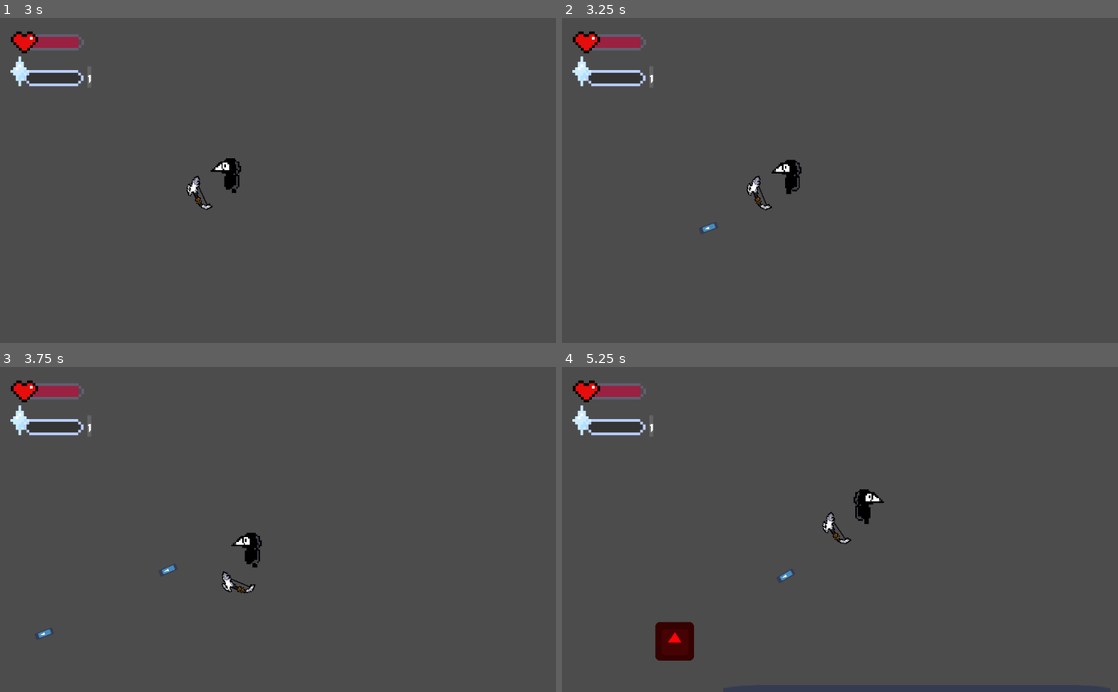
Above: before the commit, frames 1-4 (two rows, left to right).
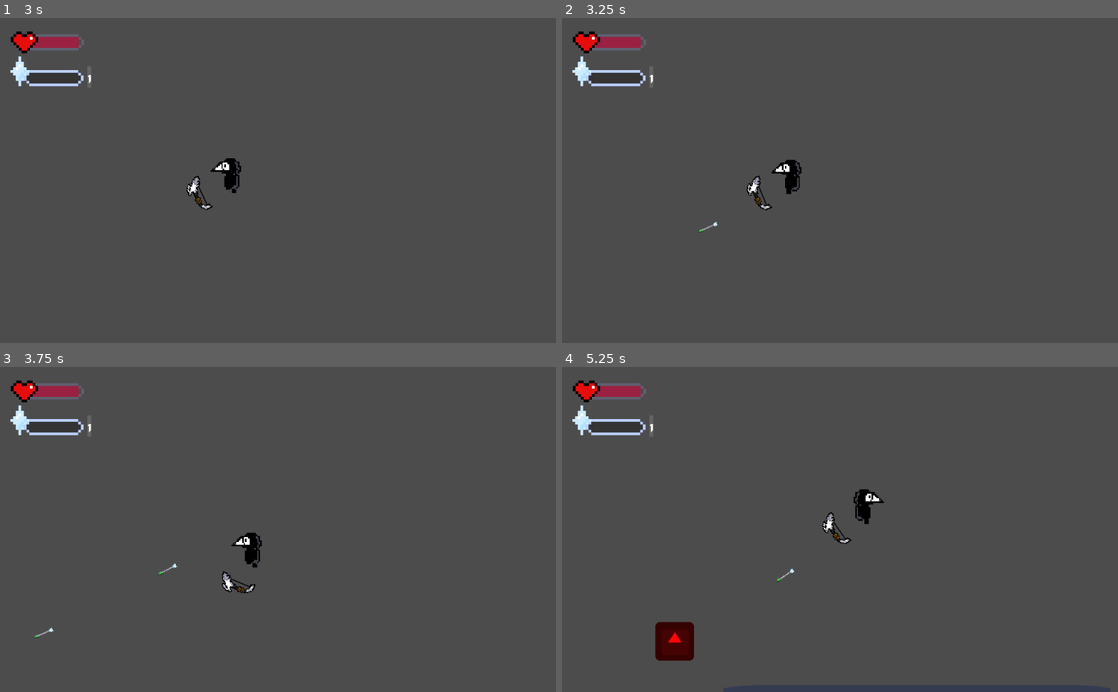
Above: after the commit, the same moments.

Repository: Takexin/Atividade-AC2-HG-3tri
Game: Godot game, scene res://scenes/main.tscn
Same seed, same stepped clock (60 frames per second), same inputs: the game is played once before the commit and once after it. The engine's default icon, where the game draws it, is replaced by a stand-in: a white triangle on a blue panel in a dark square.
Inputs:
- Up to frame 1 (3 s): tap Enter at 0.5 s; hold W (keyUp) 0.53-2.03 s; tap P (increaseSpeed) every 0.75 s from 0.6 to 2.85 s; hold A (keyLeft) from 2.03 s (still down)
- Up to frame 2 (3.25 s): keep holding A (keyLeft)
- Up to frame 3 (3.75 s): release A (keyLeft) at 3.53 s; hold S (keyDown) from 3.53 s (still down); tap P (increaseSpeed) at 3.6 s
- Up to frame 4 (5.25 s): release S (keyDown) at 4.28 s; hold D (keyRight) 4.28-5.03 s; tap P (increaseSpeed) at 4.35, 5.1 s; hold W (keyUp) from 5.03 s (still down)

Frame 1 is identical in both runs. In frame 2, less than 0.1% of the frame differs, in the area x 24-28%, y 62-67%; in frame 3, 0.1%, in the area x 6-32%, y 60-84%; in frame 4, less than 0.1%.

Commit message:
ADDING ARROW SPRITE

Diff:
--- a/scenes/character.tscn
+++ b/scenes/character.tscn
@@ -10,7 +10,7 @@
 [ext_resource path="res://scenes/weakpons/Axe.tscn" type="PackedScene" id=8]
 
 [sub_resource type="RectangleShape2D" id=2]
-extents = Vector2( 32, 32 )
+extents = Vector2( 17.5, 28.5 )
 
 [sub_resource type="Animation" id=3]
 resource_name = "walk"
@@ -71,6 +71,7 @@
 smoothing_speed = 3.0
 
 [node name="CollisionShape2D" type="CollisionShape2D" parent="."]
+position = Vector2( -0.5, -3.5 )
 shape = SubResource( 2 )
 
 [node name="Timer" type="Timer" parent="."]
--- a/scenes/weakpons/projectile.tscn
+++ b/scenes/weakpons/projectile.tscn
@@ -1,7 +1,7 @@
 [gd_scene load_steps=4 format=2]
 
 [ext_resource path="res://scripts/bow.gd" type="Script" id=1]
-[ext_resource path="res://icon.png" type="Texture" id=2]
+[ext_resource path="res://assets/images/flecha .png" type="Texture" id=2]
 
 [sub_resource type="RectangleShape2D" id=1]
 extents = Vector2( 4, 16 )
@@ -17,8 +17,7 @@
 
 [node name="Sprite" type="Sprite" parent="."]
 position = Vector2( 0.294, 0 )
-rotation = 1.5708
-scale = Vector2( 0.125, 0.5 )
+rotation = 0.74002
 texture = ExtResource( 2 )
 
 [node name="Timer" type="Timer" parent="."]
--- a/scripts/Enemy.gd
+++ b/scripts/Enemy.gd
@@ -12,6 +12,7 @@
 	var collision = move_and_collide(direction * speed, delta)
 	if(collision and canDamage and (collision.get_collider() == player)):
 		emit_signal("damage")
+		player._on_Enemy_damage()
 		canDamage = false
 		timer.start(1)
 func _process(delta):
--- a/scripts/character.gd
+++ b/scripts/character.gd
@@ -30,11 +30,7 @@
 	$CanvasLayer/Label.text = String(level)
 
 func _process(delta):
-	if get_tree().get_root().get_node("main").get_children():
-		for child in get_tree().get_root().get_node("main").get_children():
-			if(child.get_name().substr(0, enemyName.length()) == enemyName):
-				if(!child.is_connected("damage",self, "_on_Enemy_damage")):
-					child.connect("damage", self, "_on_Enemy_damage")
+	pass
 
 func _physics_process(delta):
 	var velocity = Vector2()
Binary file added: assets/images/flecha .png
Not shown, added: assets/images/flecha .png.import
